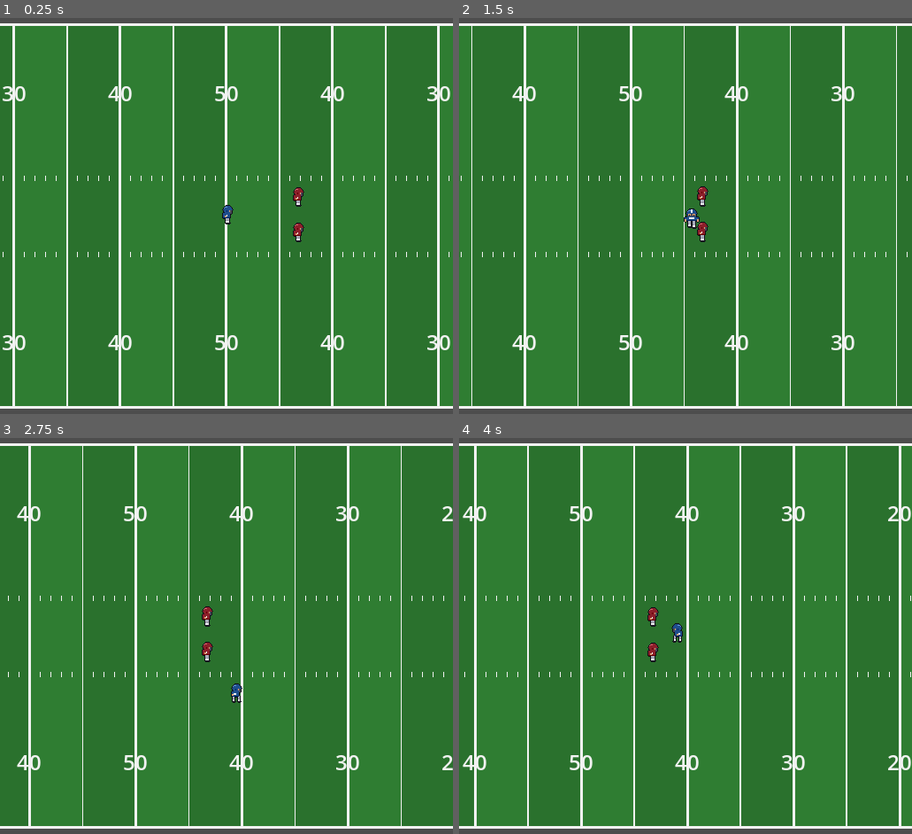
Above: before the commit, frames 1-4 (two rows, left to right).
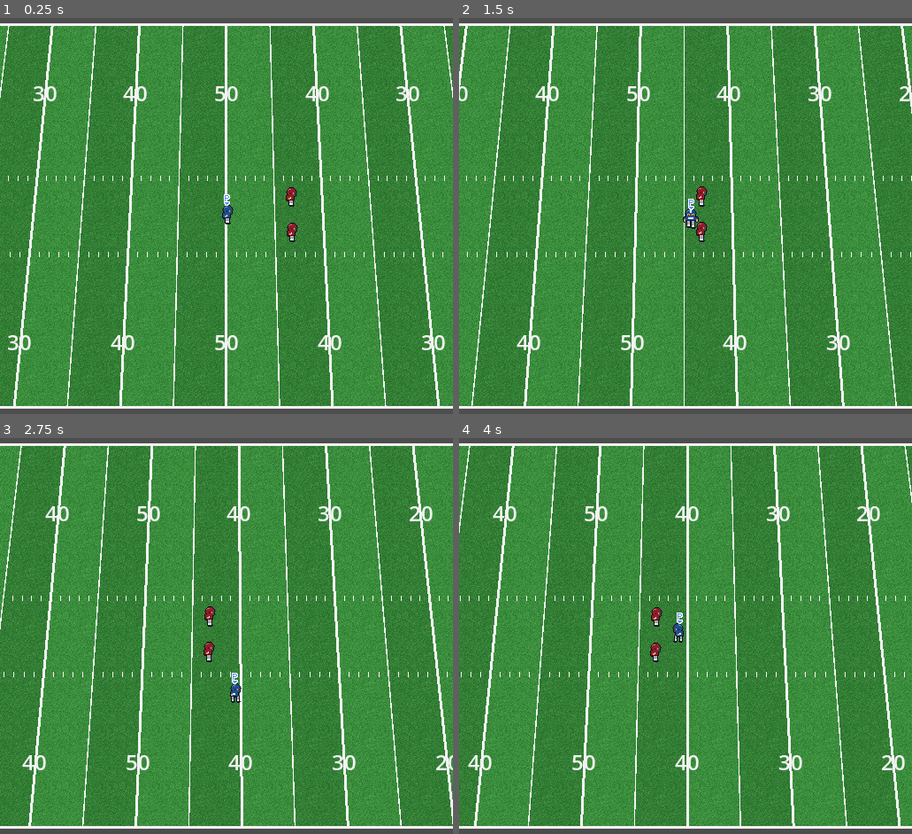
Above: after the commit, the same moments.

Repository: joaorodrigues1994/total-football
Game: Godot game, scene res://scenes/main.tscn
Two runs of this game, one before a commit and one after it. Both use one fixed random seed, a clock stepped at 60 frames per second and the inputs below.
Inputs:
- Up to frame 1 (0.25 s): no input
- Up to frame 2 (1.5 s): hold Right (ui_right) 0.53-1.28 s; hold Down (ui_down) from 1.28 s (still down)
- Up to frame 3 (2.75 s): release Down (ui_down) at 2.03 s; hold Right (ui_right) from 2.03 s (still down)
- Up to frame 4 (4 s): release Right (ui_right) at 2.78 s; hold Up (ui_up) 2.78-3.53 s; hold Left (ui_left) from 3.53 s (still down)

The runs differ from the first frame. In frame 1, 25% of the frame differs, in the area x 0-100%, y 2-98%; in frame 2, 25%; in frame 3, 26%; in frame 4, 25%.

Commit message:
Campo com perspectiva inclinada, textura de grama e indicador P
Co-Authored-By: Claude Sonnet 5.5 <noreply@anthropic.com>

Diff:
--- a/scenes/main.tscn
+++ b/scenes/main.tscn
@@ -6,6 +6,11 @@
 [ext_resource type="Script" path="res://scripts/input/human_controller.gd" id="4"]
 
 [node name="Main" type="Node2D"]
+
+[node name="MatchCamera" type="Camera2D" parent="." node_paths=PackedStringArray("target")]
+position = Vector2(720, 216)
+script = ExtResource("2")
+target = NodePath("../Player")
 
 [node name="Field" type="Node2D" parent="."]
 script = ExtResource("1")
@@ -24,8 +29,3 @@
 [node name="HumanController" type="Node" parent="." node_paths=PackedStringArray("controlled")]
 script = ExtResource("4")
 controlled = NodePath("../Player")
-
-[node name="MatchCamera" type="Camera2D" parent="." node_paths=PackedStringArray("target")]
-position = Vector2(720, 216)
-script = ExtResource("2")
-target = NodePath("../Player")
--- /dev/null
+++ b/scripts/entities/control_marker.gd
@@ -0,0 +1,24 @@
+class_name ControlMarker
+extends Node2D
+## Indicador "P" (com seta) sobre o jogador controlado, em pixel art.
+
+const GLYPH_P := ["XXXX.", "X...X", "X...X", "XXXX.", "X....", "X....", "X...."]
+const GLYPH_ARROW := ["XXXXX", ".XXX.", "..X.."]
+
+var color := Color.WHITE
+
+
+func _draw() -> void:
+	var rows := GLYPH_P + [""] + GLYPH_ARROW
+	var origin := Vector2(-2, -24)
+	for pass_index in 2:
+		for r in rows.size():
+			var row: String = rows[r]
+			for c in row.length():
+				if row[c] != "X":
+					continue
+				var at := origin + Vector2(c, r)
+				if pass_index == 0:
+					draw_rect(Rect2(at - Vector2.ONE, Vector2(3, 3)), Color.WHITE)
+				else:
+					draw_rect(Rect2(at, Vector2.ONE), color)
--- a/scripts/entities/player.gd
+++ b/scripts/entities/player.gd
@@ -7,11 +7,18 @@
 
 @export var team := Team.A
 
+## Indica (com o "P") que o jogador humano controla este atleta.
+var is_controlled := false:
+	set(value):
+		is_controlled = value
+		_marker.visible = value
+
 ## Direção desejada, definida por quem controla este jogador.
 var input_dir := Vector2.ZERO
 var facing := Vector2.RIGHT
 
 var _sprite := AnimatedSprite2D.new()
+var _marker := ControlMarker.new()
 
 
 func _ready() -> void:
@@ -20,7 +27,17 @@
 	var sheet: Texture2D = load("res://assets/sprites/player_team_%s.png" % ("a" if team == Team.A else "b"))
 	_sprite.sprite_frames = PlayerSprites.build(sheet)
 	_sprite.offset = Vector2(0, -2)
+	_marker.color = Color(0.35, 0.55, 1.0) if team == Team.A else Color(1.0, 0.35, 0.35)
+	_marker.z_index = 10
+	_marker.visible = is_controlled
+	_sprite.add_child(_marker)
 	add_child(_sprite)
+
+
+func _process(_delta: float) -> void:
+	# Só visual: desloca o sprite para acompanhar a perspectiva do campo.
+	_sprite.position.x = FieldPerspective.project_x(
+			global_position.x, global_position.y, FieldPerspective.camera_x(self)) - global_position.x
 
 
 func _physics_process(delta: float) -> void:
--- a/scripts/field/field.gd
+++ b/scripts/field/field.gd
@@ -1,44 +1,68 @@
 class_name Field
 extends Node2D
-## Desenha o campo horizontal: grama, endzones, linhas de jarda e números.
+## Desenha o campo horizontal com perspectiva inclinada: grama, endzones, linhas de jarda e números.
 
-const GRASS_A := Color("2f7d32")
-const GRASS_B := Color("2a712d")
+const GRASS_A := Color("3a8f3d")
+const GRASS_B := Color("327f35")
 const ENDZONE_LEFT := Color("1f4e8c")
 const ENDZONE_RIGHT := Color("8c1f2a")
 const LINE := Color("f2f2f2")
 
+var _grass_noise: Texture2D = load("res://assets/field/grass_noise.png")
+
+
+func _process(_delta: float) -> void:
+	queue_redraw()
+
 
 func _draw() -> void:
+	var cx := FieldPerspective.camera_x(self)
 	var h := FieldConstants.yards_to_px(FieldConstants.WIDTH_YARDS)
 	var total_w := FieldConstants.yards_to_px(FieldConstants.TOTAL_YARDS)
 
 	# Faixas de grama a cada 5 jardas.
 	for i in int(FieldConstants.TOTAL_YARDS / 5.0):
 		var x := FieldConstants.yards_to_px(i * 5.0)
-		draw_rect(Rect2(x, 0, FieldConstants.yards_to_px(5.0), h), GRASS_A if i % 2 == 0 else GRASS_B)
+		_quad(cx, x, x + FieldConstants.yards_to_px(5.0), h, GRASS_A if i % 2 == 0 else GRASS_B)
 
 	var ez_w := FieldConstants.yards_to_px(FieldConstants.ENDZONE_YARDS)
-	draw_rect(Rect2(0, 0, ez_w, h), ENDZONE_LEFT)
-	draw_rect(Rect2(total_w - ez_w, 0, ez_w, h), ENDZONE_RIGHT)
+	_quad(cx, 0.0, ez_w, h, ENDZONE_LEFT)
+	_quad(cx, total_w - ez_w, total_w, h, ENDZONE_RIGHT)
+
+	# Textura pontilhada da grama por cima das cores.
+	var x0 := maxf(0.0, cx - 420.0)
+	var x1 := minf(total_w, cx + 420.0)
+	draw_texture_rect(_grass_noise, Rect2(x0, 0.0, x1 - x0, h), true)
 
 	# Linhas de 5 em 5 jardas (as de 10 são mais grossas e numeradas).
 	var font := ThemeDB.fallback_font
 	for yl in range(0, 101, 5):
 		var x := FieldConstants.yard_line_to_x(yl)
 		var major := yl % 10 == 0
-		draw_line(Vector2(x, 0), Vector2(x, h), LINE, 3.0 if major else 1.5)
+		draw_line(_p(cx, x, 0.0), _p(cx, x, h), LINE, 3.0 if major else 1.5)
 		if major and yl > 0 and yl < 100:
 			var n := str(mini(yl, 100 - yl))
 			var size := font.get_string_size(n, HORIZONTAL_ALIGNMENT_LEFT, -1, 24)
-			draw_string(font, Vector2(x - size.x / 2.0, h * 0.2), n, HORIZONTAL_ALIGNMENT_LEFT, -1, 24, LINE)
-			draw_string(font, Vector2(x - size.x / 2.0, h * 0.85), n, HORIZONTAL_ALIGNMENT_LEFT, -1, 24, LINE)
+			for y in [h * 0.2, h * 0.85]:
+				var at := _p(cx, x, y)
+				draw_string(font, Vector2(at.x - size.x / 2.0, at.y), n, HORIZONTAL_ALIGNMENT_LEFT, -1, 24, LINE)
 
 	# Hash marks.
 	for yl in range(1, 100):
 		var x := FieldConstants.yard_line_to_x(yl)
 		for y in [h * 0.4, h * 0.6]:
-			draw_line(Vector2(x, y - 3), Vector2(x, y + 3), LINE, 1.0)
+			var at := _p(cx, x, y)
+			draw_line(at - Vector2(0, 3), at + Vector2(0, 3), LINE, 1.0)
 
 	# Bordas.
-	draw_rect(Rect2(0, 0, total_w, h), LINE, false, 3.0)
+	var border := PackedVector2Array([_p(cx, 0.0, 0.0), _p(cx, total_w, 0.0),
+		_p(cx, total_w, h), _p(cx, 0.0, h), _p(cx, 0.0, 0.0)])
+	draw_polyline(border, LINE, 3.0)
+
+
+func _p(cx: float, x: float, y: float) -> Vector2:
+	return Vector2(FieldPerspective.project_x(x, y, cx), y)
+
+
+func _quad(cx: float, x0: float, x1: float, h: float, color: Color) -> void:
+	draw_colored_polygon(PackedVector2Array([_p(cx, x0, 0.0), _p(cx, x1, 0.0), _p(cx, x1, h), _p(cx, x0, h)]), color)
--- /dev/null
+++ b/scripts/field/field_perspective.gd
@@ -0,0 +1,18 @@
+class_name FieldPerspective
+extends RefCounted
+## Perspectiva visual levemente inclinada (só apresentação; a física e as regras continuam planas).
+## As linhas de jarda convergem para o centro da tela: no topo do campo ficam mais próximas dele.
+
+## Escala horizontal no topo do campo (1.0 = sem inclinação, na base).
+const TOP_SCALE := 0.82
+
+
+## X de tela (em coordenadas de mundo) de um ponto do campo, dado o X central da câmera.
+static func project_x(world_x: float, world_y: float, camera_x: float) -> float:
+	var t := clampf(world_y / FieldConstants.yards_to_px(FieldConstants.WIDTH_YARDS), 0.0, 1.0)
+	return camera_x + (world_x - camera_x) * lerpf(TOP_SCALE, 1.0, t)
+
+
+static func camera_x(node: Node) -> float:
+	var cam := node.get_viewport().get_camera_2d()
+	return cam.get_screen_center_position().x if cam else 0.0
--- a/scripts/input/human_controller.gd
+++ b/scripts/input/human_controller.gd
@@ -5,6 +5,11 @@
 @export var controlled: Player
 
 
+func _ready() -> void:
+	if controlled:
+		controlled.is_controlled = true
+
+
 func _physics_process(_delta: float) -> void:
 	if controlled:
 		controlled.input_dir = Input.get_vector("ui_left", "ui_right", "ui_up", "ui_down")
Binary file added: assets/field/grass_noise.png
Not shown, added: assets/field/grass_noise.png.import
Not shown, added: scripts/entities/control_marker.gd.uid
Not shown, added: scripts/field/field_perspective.gd.uid
